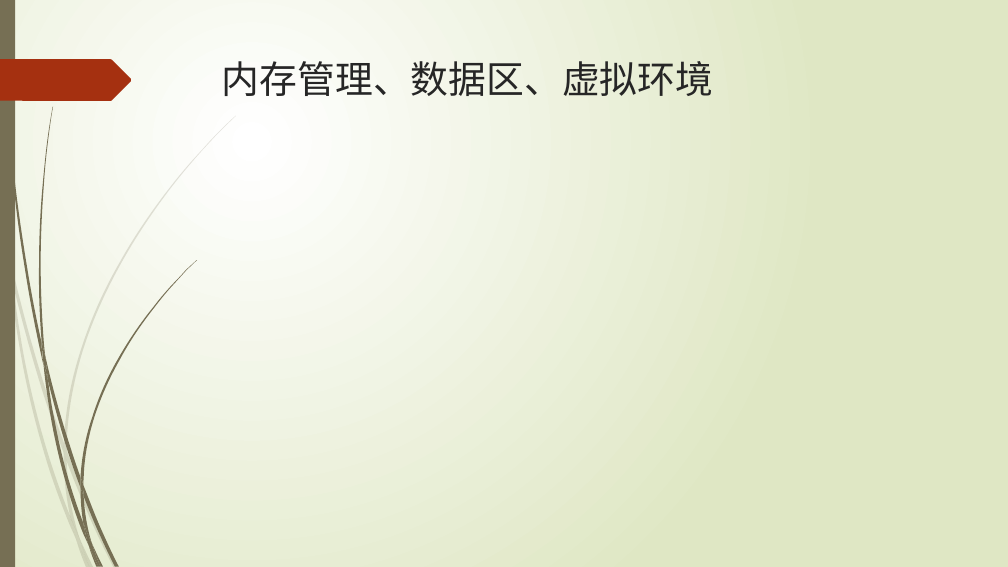
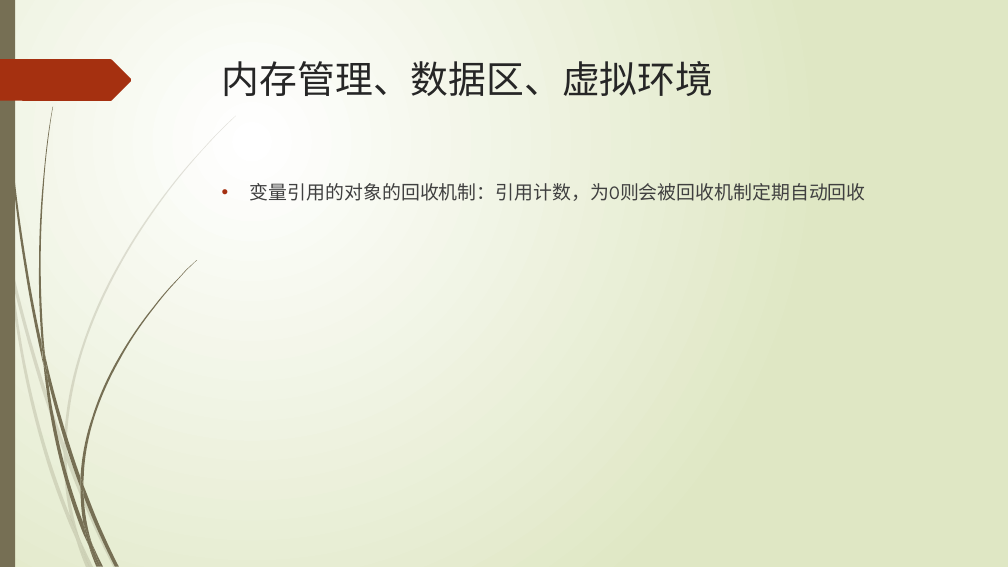
Before and after one commit to lspgithublxh/document, a slide deck: slide 18 of 编程语言/python/Python基础入门知识分享.pptx. Drawn at 1008x567 pixels with LibreOffice and Linux fonts; fonts in the diff are those of the drawing. Boxes give left, top, right and bottom in pixels: in the first picture for what was removed or moved away, otherwise in the second. Text is boxed around its words. In the diff, an @@ line names an element or a change of style, - is before the commit and + after.

```diff
--- a/编程语言/python/Python基础入门知识分享.pptx
+++ b/编程语言/python/Python基础入门知识分享.pptx
@@ text added at box(250, 179, 866, 202), 18 pt, text #404040 @@
+• 变量引用的对象的回收机制：引用计数，为0则会被回收机制定期自动回收
```
Also in this commit, not shown: 8 other slides changed, 1 slide added, 1 slide removed, 2 other files.
